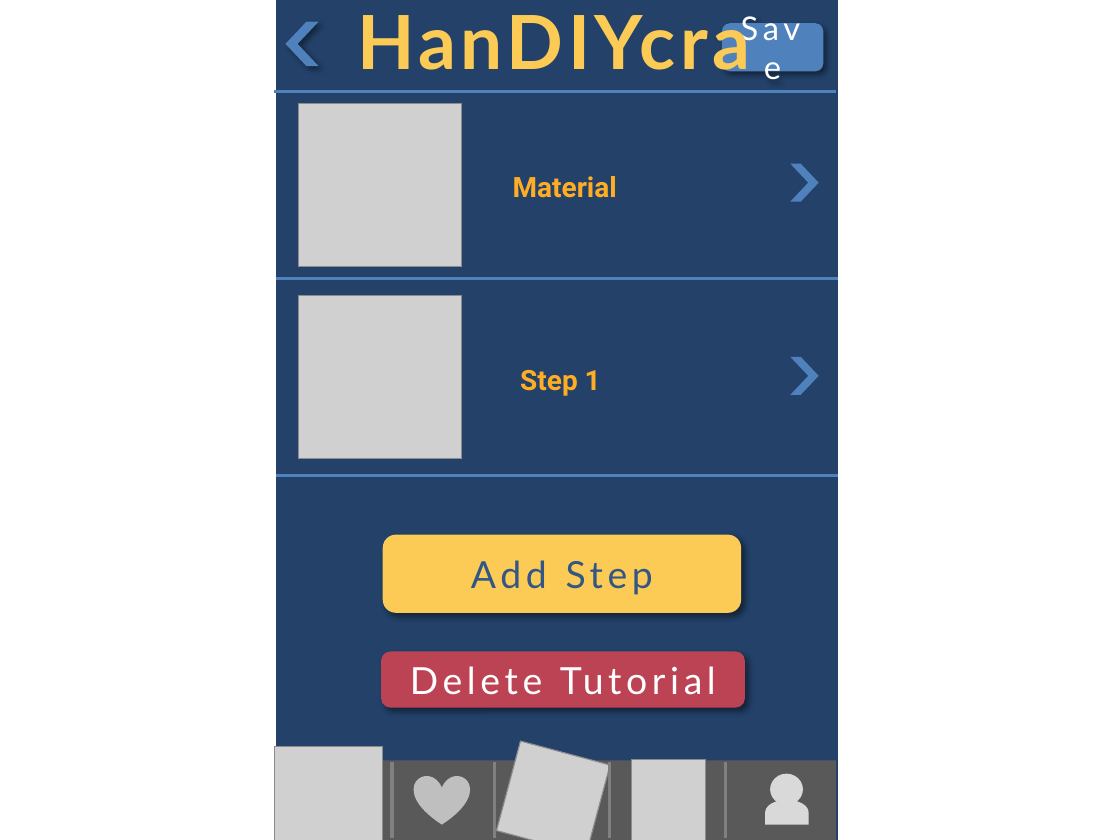
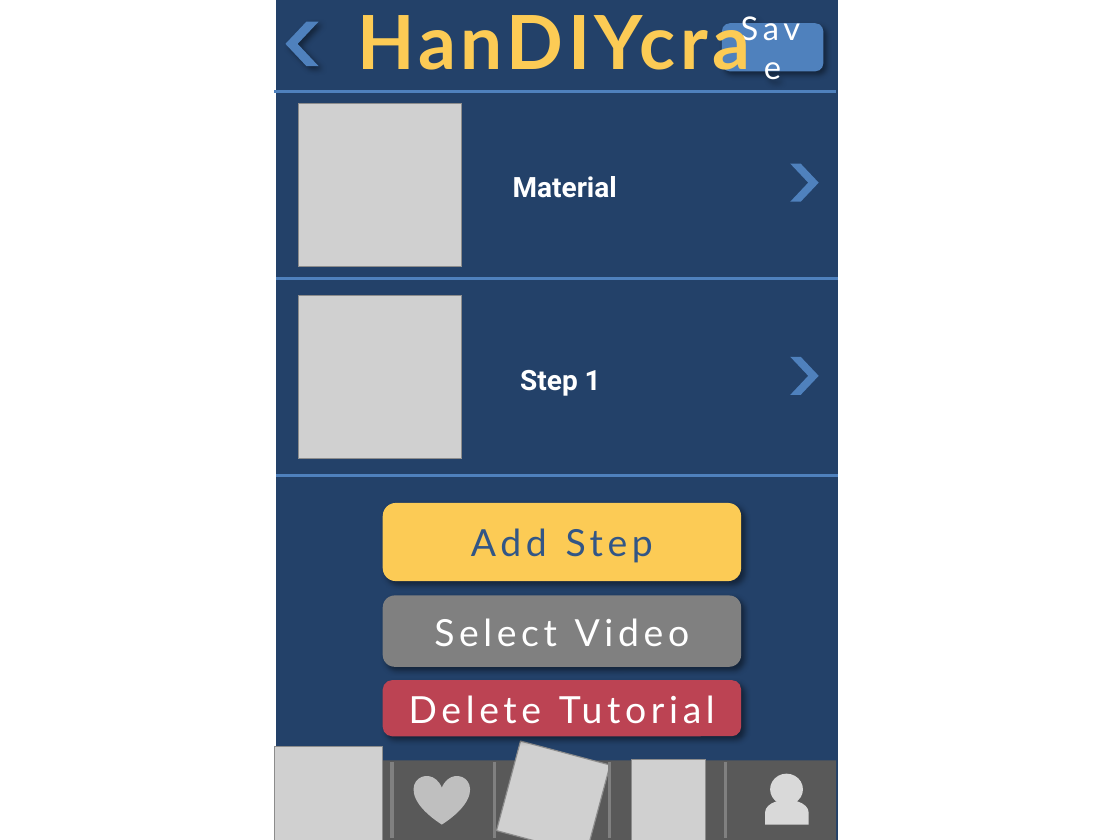
Before and after one commit to asciidaitoon/HanDIYcraft, a slide deck: slide 64 of GUI/HanDIYcraft-Mobile Detailed GUI Design-V.1.0.pptx (slide 62 before the commit). Drawn at 1120x840 pixels with LibreOffice and Linux fonts; fonts in the diff are those of the drawing; grey boxes stand for pictures. Boxes give left, top, right and bottom in pixels: in the first picture for what was removed or moved away, otherwise in the second. Text is boxed around its words. In the diff, an @@ line names an element or a change of style, - is before the commit and + after.

```diff
--- a/GUI/HanDIYcraft-Mobile Detailed GUI Design-V.1.0.pptx
+++ b/GUI/HanDIYcraft-Mobile Detailed GUI Design-V.1.0.pptx
@@ text "Material" at bbox=[513, 176, 617, 198]: text colour #FFAD24 to #FFFFFF @@
@@ text "Step 1" at bbox=[520, 370, 601, 396]: text colour #FFAD24 to #FFFFFF @@
@@ rounded rectangle "Add Step": place and size @@
-rounded rectangle "Add Step" at bbox=[383, 534, 741, 613]
+rounded rectangle "Add Step" at bbox=[383, 503, 741, 581]
@@ rounded rectangle added at bbox=[383, 596, 741, 668], fill #808080, 24 pt, text #FFFFFF @@
+Select Video
@@ rounded rectangle "Delete Tutorial": place and size @@
-rounded rectangle "Delete Tutorial" at bbox=[381, 652, 745, 708]
+rounded rectangle "Delete Tutorial" at bbox=[383, 680, 741, 736]
```
Also in this commit, not shown: 19 other slides changed, 4 slides added, 2 slides removed, 35 other files.
